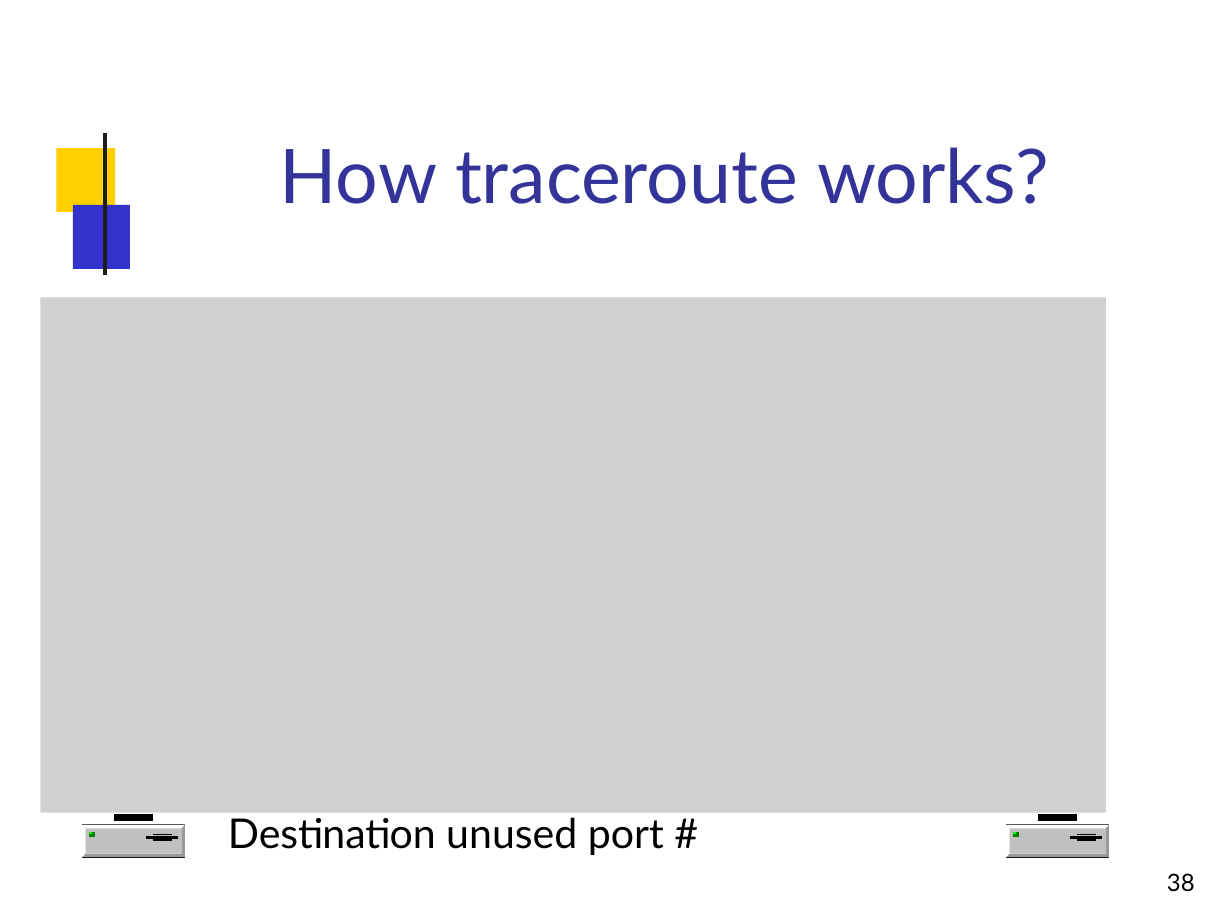
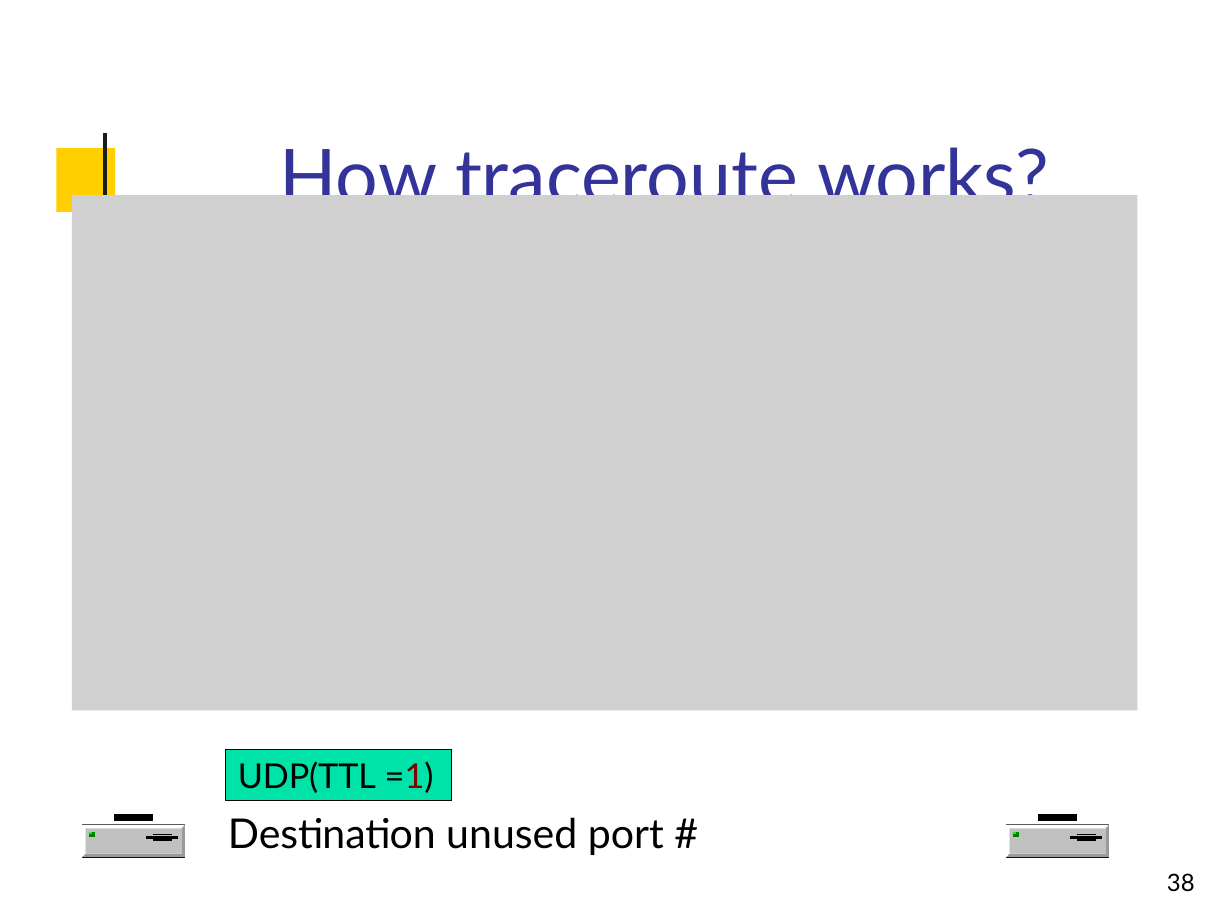
Before and after one commit to Al0nesauurs/etc, a slide deck: slide 38 of networkStudy/2015-04-204421-ipv4-arp-icmp.pptx. Drawn at 1232x924 pixels with LibreOffice and Linux fonts; fonts in the diff are those of the drawing; grey boxes stand for pictures; background and template pictures are left out. Boxes give left, top, right and bottom in pixels: in the first picture for what was removed or moved away, otherwise in the second. Text is boxed around its words. In the diff, an @@ line names an element or a change of style, - is before the commit and + after.

```diff
--- a/networkStudy/2015-04-204421-ipv4-arp-icmp.pptx
+++ b/networkStudy/2015-04-204421-ipv4-arp-icmp.pptx
@@ picture: place and size @@
-picture at [41,297,1106,812]
+picture at [71,195,1137,710]
@@ freeform shape added at [225,749,451,801], fill #00E3A8 @@
@@ rectangle added at [225,749,451,801], fill #00E3A8, outline #000000 0.72 pt, 20 pt, text #000000 @@
+UDP(TTL =1)
```
Also in this commit, not shown: 6 other slides changed.
